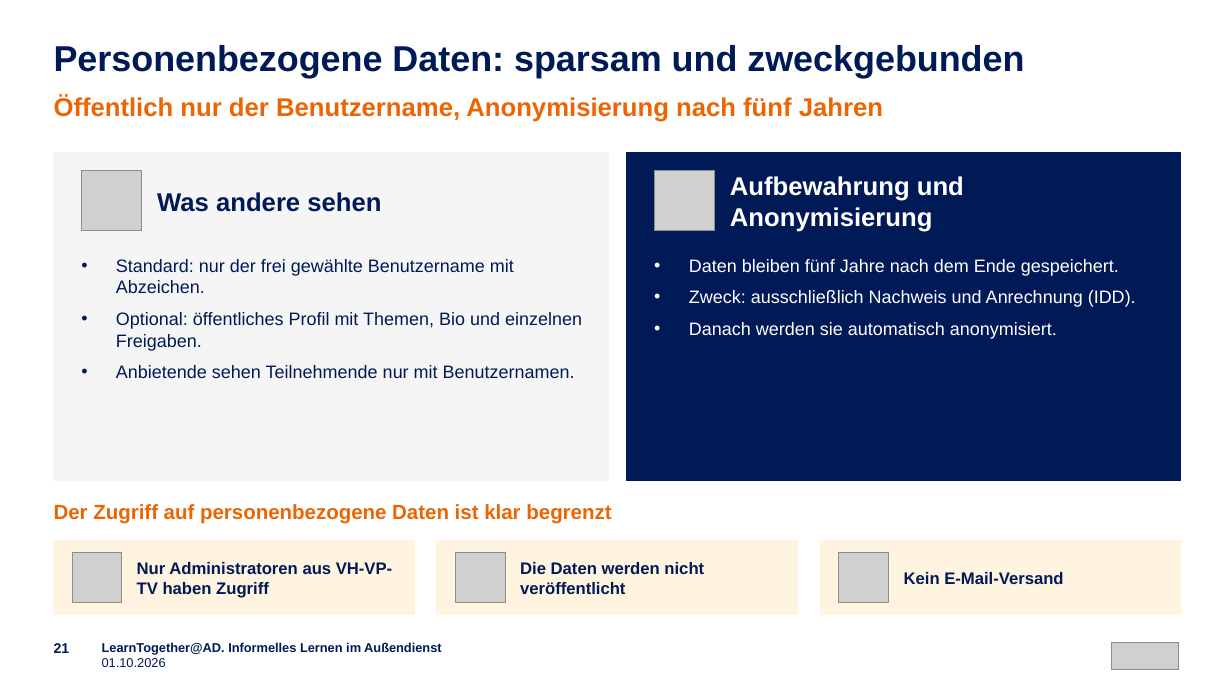
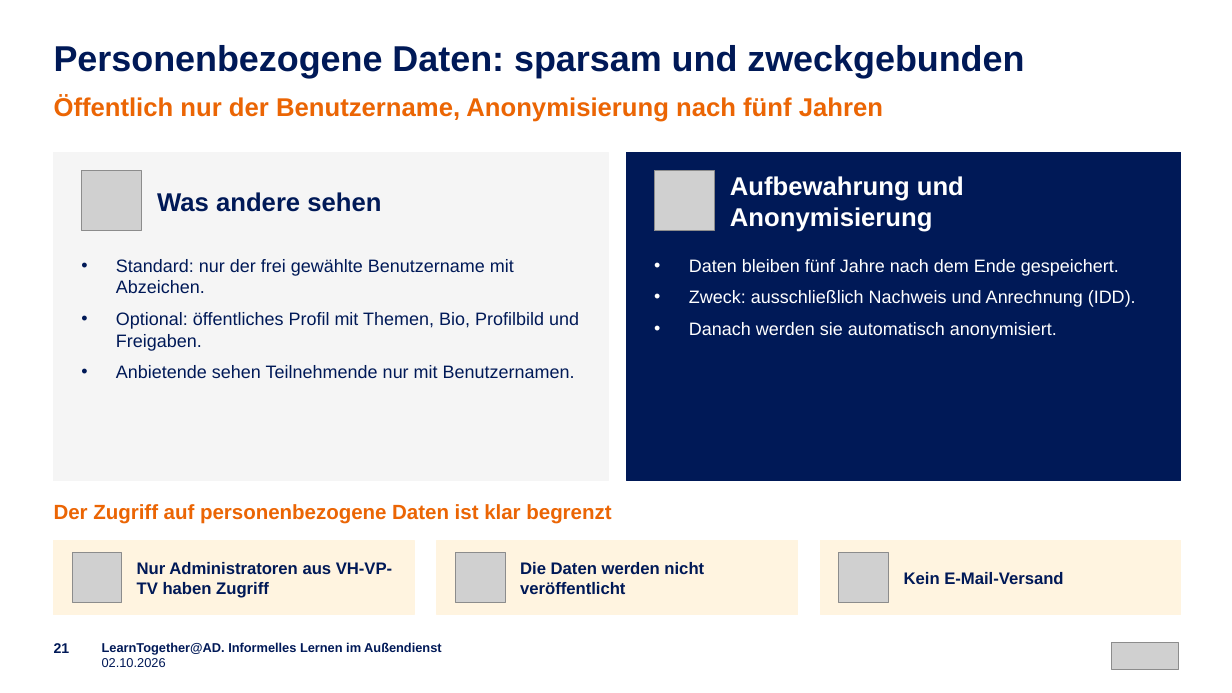
Before and after one commit to emplush/ruv_learntogether, a slide deck: slide 21 of docs/LearnTogether-AD_Praesentation.pptx. Drawn at 1232x693 pixels with LibreOffice and Linux fonts; fonts in the diff are those of the drawing; grey boxes stand for pictures. Boxes give left, top, right and bottom in pixels: in the first picture for what was removed or moved away, otherwise in the second. Text is boxed around its words. In the diff, an @@ line names an element or a change of style, - is before the commit and + after.

```diff
--- a/docs/LearnTogether-AD_Praesentation.pptx
+++ b/docs/LearnTogether-AD_Praesentation.pptx
@@ text at [116,312,579,351]: text changed @@
-• Optional: öffentliches Profil mit Themen, Bio und einzelnen Freigaben.
+• Optional: öffentliches Profil mit Themen, Bio, Profilbild und Freigaben.
@@ text at [102,658,166,667]: text changed @@
-01.10.2026
+02.10.2026
```
Also in this commit, not shown: 26 other slides changed.
